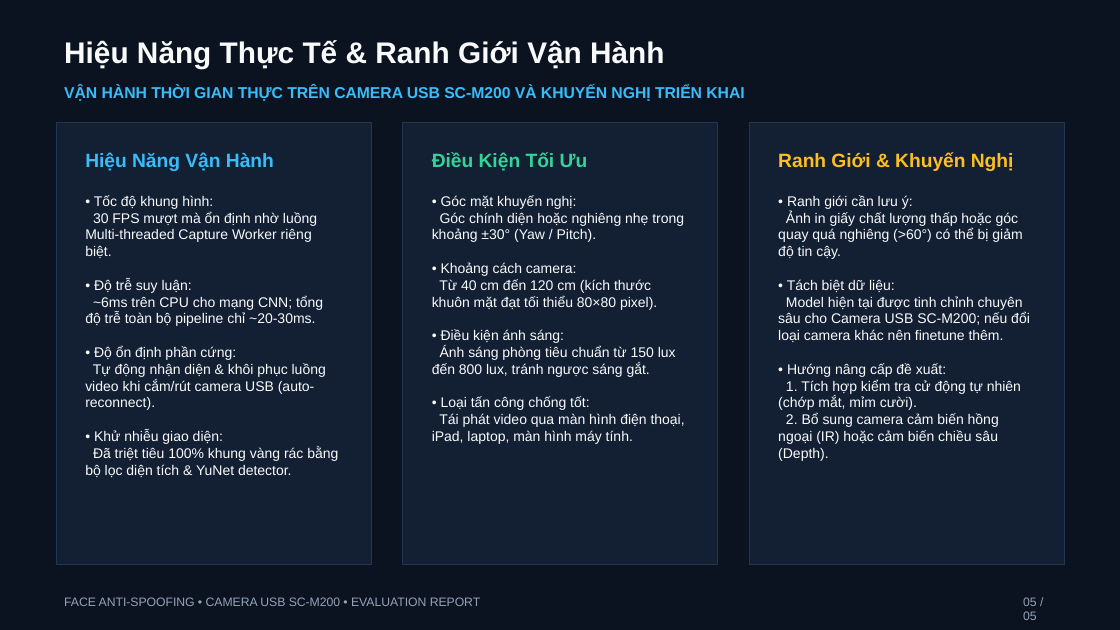
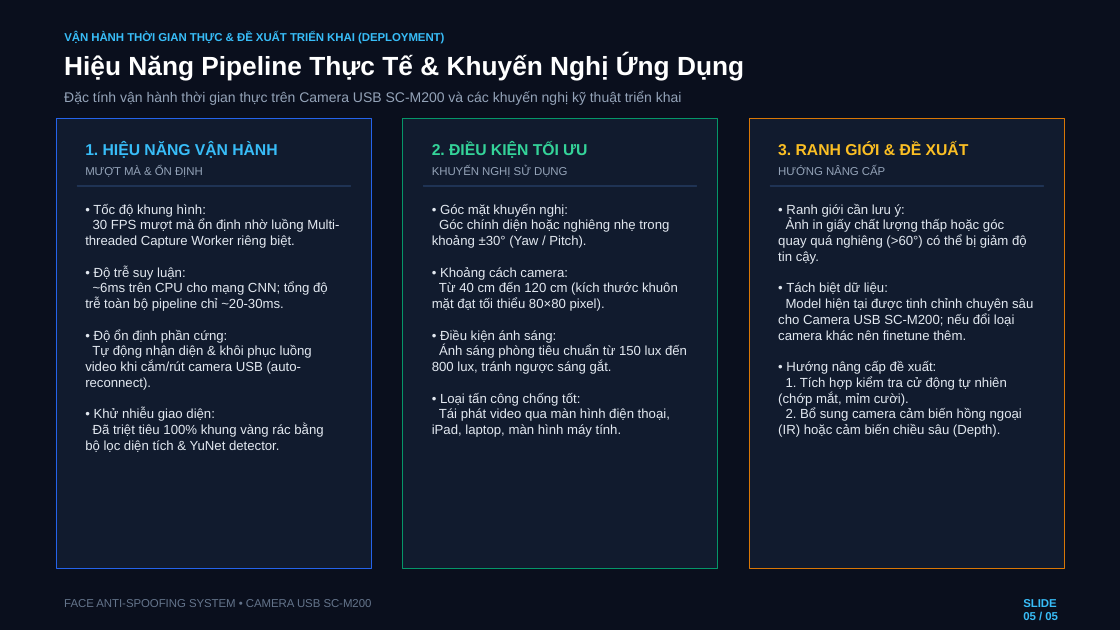
Before and after one commit to thanhAI408/face_anti_spoofing, a slide deck: slide 5 of deliverables/Bao_cao_mo_hinh_cam4k_20261020.pptx. Drawn at 1120x630 pixels with LibreOffice and Linux fonts; fonts in the diff are those of the drawing. Boxes give left, top, right and bottom in pixels: in the first picture for what was removed or moved away, otherwise in the second. Text is boxed around its words. In the diff, an @@ line names an element or a change of style, - is before the commit and + after.

Commit message:
style: overhaul slide presentation design with high-contrast UI cards, standardized Arial Vietnamese typography, and zero font errors

```diff
--- a/deliverables/Bao_cao_mo_hinh_cam4k_20261020.pptx
+++ b/deliverables/Bao_cao_mo_hinh_cam4k_20261020.pptx
@@ background #0B1320 to #0A0F1D @@
@@ text at <box>64,54,744,81</box>: text changed; size 25.5 to 22.5 pt; text colour #F8FAFC to #FFFFFF @@
-Hiệu Năng Thực Tế & Ranh Giới Vận Hành
+Hiệu Năng Pipeline Thực Tế & Khuyến Nghị Ứng Dụng
@@ text added at <box>64,32,444,44</box>, 9.8 pt, text #38BDF8, bold @@
+VẬN HÀNH THỜI GIAN THỰC & ĐỀ XUẤT TRIỂN KHAI (DEPLOYMENT)
@@ rectangle: place and size @@
-rectangle at <box>56,123,371,565</box>
+rectangle at <box>56,118,371,569</box>
@@ rectangle at <box>56,118,371,569</box>: fill #131F33 to #111B2E; outline #223652 0.75 pt to #2563EB 0.75 pt @@
@@ text at <box>64,91,682,105</box>: text changed; size 13.5 to 12 pt; text colour #38BDF8 to #94A3B8; bold off @@
-VẬN HÀNH THỜI GIAN THỰC TRÊN CAMERA USB SC-M200 VÀ KHUYẾN NGHỊ TRIỂN KHAI
+Đặc tính vận hành thời gian thực trên Camera USB SC-M200 và các khuyến nghị kỹ thuật triển khai
@@ rectangle: place and size @@
-rectangle at <box>749,123,1065,565</box>
+rectangle at <box>402,118,718,569</box>
@@ rectangle at <box>402,118,718,569</box>: fill #131F33 to #111B2E; outline #223652 0.75 pt to #059669 0.75 pt @@
@@ rectangle added at <box>749,118,1065,569</box>, fill #111B2E, outline #D97706 0.75 pt @@
@@ text at <box>85,142,277,158</box>: text changed; size 16.5 to 13.5 pt @@
-Hiệu Năng Vận Hành
+1. HIỆU NĂNG VẬN HÀNH
@@ rectangle removed at <box>402,123,718,565</box> @@
@@ text at <box>432,142,587,158</box>: text changed; size 16.5 to 13.5 pt @@
-Điều Kiện Tối Ưu
+2. ĐIỀU KIỆN TỐI ƯU
@@ text at <box>778,142,969,155</box>: text changed; size 16.5 to 13.5 pt @@
-Ranh Giới & Khuyến Nghị
+3. RANH GIỚI & ĐỀ XUẤT
@@ text added at <box>85,166,203,177</box>, 9.8 pt, text #94A3B8 @@
+MƯỢT MÀ & ỔN ĐỊNH
@@ text added at <box>432,166,567,177</box>, 9.8 pt, text #94A3B8 @@
+KHUYẾN NGHỊ SỬ DỤNG
@@ text added at <box>778,166,885,175</box>, 9.8 pt, text #94A3B8 @@
+HƯỚNG NÂNG CẤP
@@ text "• Tốc độ khung hình:": place and size @@
-text "• Tốc độ khung hình:" at <box>85,195,338,477</box>
+text "• Tốc độ khung hình:" at <box>85,204,339,452</box>
@@ rectangle added at <box>77,186,350,187</box>, fill #1F3354, outline #1F3354 0.75 pt @@
@@ text "• Góc mặt khuyến nghị:": place and size @@
-text "• Góc mặt khuyến nghị:" at <box>432,195,685,444</box>
+text "• Góc mặt khuyến nghị:" at <box>432,204,687,437</box>
@@ rectangle added at <box>423,186,697,187</box>, fill #1F3354, outline #1F3354 0.75 pt @@
@@ size 12 to 11.2 pt, text colour #F8FAFC to #E2E8F0 in 3 elements at <box>85,204,339,452</box>, <box>432,204,687,437</box>, <box>778,204,1033,437</box> @@
@@ text "• Ranh giới cần lưu ...": place and size @@
-text "• Ranh giới cần lưu ..." at <box>778,195,1030,461</box>
+text "• Ranh giới cần lưu ..." at <box>778,204,1033,437</box>
@@ rectangle added at <box>770,186,1044,187</box>, fill #1F3354, outline #1F3354 0.75 pt @@
@@ text at <box>64,599,372,607</box>: text changed; size 10.5 to 9.8 pt; text colour #94A3B8 to #64748B @@
-FACE ANTI-SPOOFING • CAMERA USB SC-M200 • EVALUATION REPORT
+FACE ANTI-SPOOFING SYSTEM • CAMERA USB SC-M200
@@ text at <box>1023,599,1058,620</box>: text changed; size 10.5 to 9.8 pt; text colour #94A3B8 to #38BDF8; bold on @@
-05 / 05
+SLIDE 05 / 05
```
Also in this commit, not shown: 4 other slides changed.
